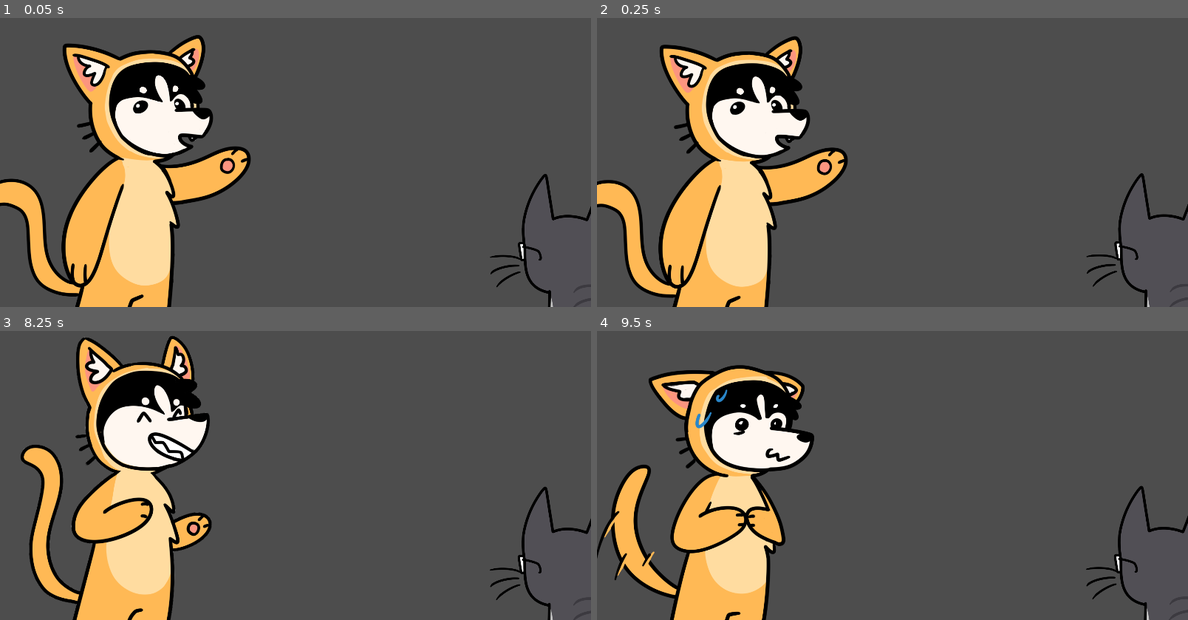
Above: before the commit, frames 1-4 (two rows, left to right).
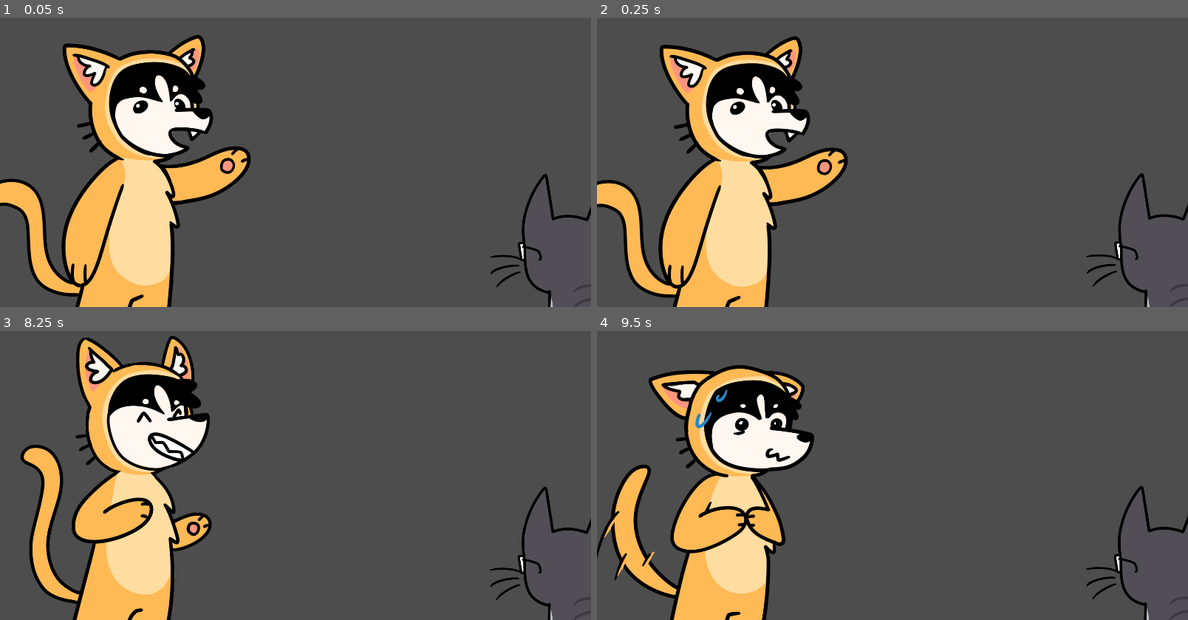
Above: after the commit, the same moments.

Repository: crawsoir/pizza_game
Game: Godot game, scene res://Battlescreen/Battlescreen.tscn
Same seed, same stepped clock (60 frames per second), same inputs: the game is played once before the commit and once after it. This scene is started directly instead of the project's main scene.
Inputs:
- Up to frame 1 (0.05 s): no input
- Up to frame 2 (0.25 s): no input
- Up to frame 3 (8.25 s): tap one key every 0.75 s from 0.6 s: A (a_key) C (c_key) D (d_key) Space (space) X (x_key) Z (z_key) A (a_key) C (c_key) D (d_key) Space (space) X (x_key)
- Up to frame 4 (9.5 s): tap Z (z_key) at 8.85 s

The runs differ from the first frame. In frame 1, 0.3% of the frame differs, in the area x 11-35%, y 37-100%; in frame 2, 0.3%; in frame 3, 1.2%, in the area x 15-34%, y 12-66%; in frame 4, nothing differs.

Commit message:
Update spritesheet

Diff:
--- a/Battlescreen/Character.tscn
+++ b/Battlescreen/Character.tscn
@@ -139,4 +139,4 @@
 
 [node name="Character" type="AnimatedSprite2D"]
 sprite_frames = SubResource("SpriteFrames_w868c")
-animation = &"dog_neutral_open"
+animation = &"dog_good_open"
Binary file changed: assets/battle_spritesheet.png
